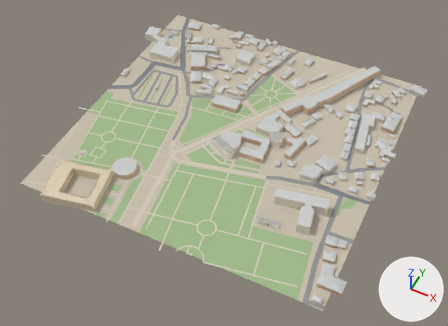
The glTF model godot/shahar/bolak_0_-1.glb as it was, and as the next commit left it.
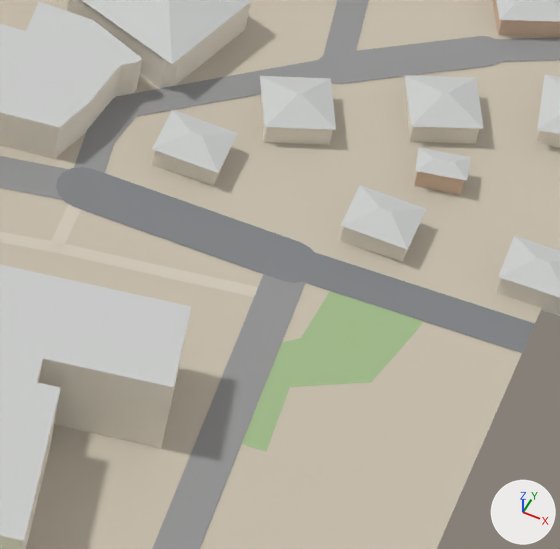
The first picture shows the older version from a camera (50 mm lens) standing at (450.0, -732.0, 595.0) and looking at (203.0, -239.0, -22.0). The close-ups show the older and then the newer version on the part from 69% to 83% of the width and 50% to 70% of the height of that picture. Only the edits that show in the close-ups are written down. Lighting does not change. The marker at lower right points along +X, +Y and +Z. Objects named as collision shapes, trigger or cutter boxes, shadow casters or lower levels of detail are left out.

In view in the first close-up: 'Devor_Gisht-col', 'Devor_Suvoq-col', 'Tom_Shifer', 'Yer_Maysa', 'Yer_Tuproq-col', 'Yol_Asfalt-col', 'Yol_Mahalla-col', 'Yol_Piyoda'.
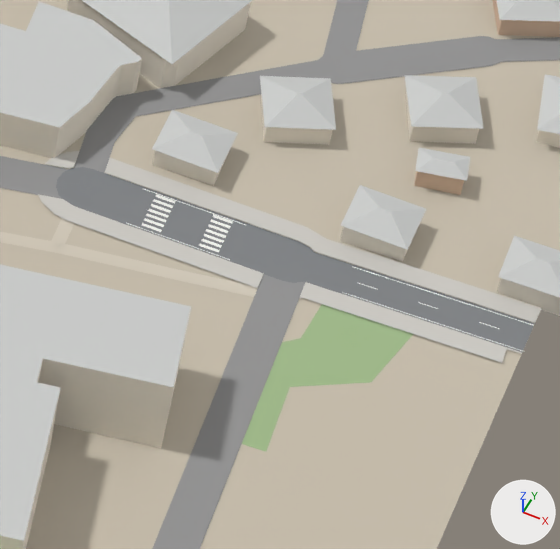
Patch to the scene script:
```diff
--- a/godot/shahar/bolak_0_-1.glb.py
+++ b/godot/shahar/bolak_0_-1.glb.py
@@ mat_yol_chiziq @@
+mat_yol_chiziq = principled_material('Yol_Chiziq')
+mat_yol_chiziq.base_color = (0.92, 0.92, 0.88)  # white #f6f6f1
+mat_yol_chiziq.roughness = 0.7
@@ mat_trotuar @@
+mat_trotuar = principled_material('Trotuar')
+mat_trotuar.base_color = (0.62, 0.6, 0.56)  # light grey #cecbc5
+mat_trotuar.roughness = 0.9
@@ me_yol_chiziq @@
+me_yol_chiziq.from_pydata(...)  # 508 vertices, 312 faces; spans x -7.0..400.0, y -245.0..-1.0, z 0.0..4.0
+me_yol_chiziq.materials.append(mat_yol_chiziq)  # white #f6f6f1
@@ me_trotuar @@
+me_trotuar.from_pydata(...)  # 252 vertices, 233 faces; spans x 0.0..400.0, y -248.0..0.0, z 0.0..4.0
+me_trotuar.materials.append(mat_trotuar)  # light grey #cecbc5
@@ ob_yol_chiziq @@
+ob_yol_chiziq = bpy.data.objects.new('Yol_Chiziq', me_yol_chiziq)
+ob_yol_chiziq.location = (0.0, 0.0, 0.0)
@@ ob_trotuar @@
+ob_trotuar = bpy.data.objects.new('Trotuar', me_trotuar)
+ob_trotuar.location = (0.0, 0.0, 0.0)
```

What differs and where, as boxes (x1, y1, x2, y2) in the close-ups (560 x 549 px):
'Trotuar', added
    after: (38, 151, 541, 363)
'Yol_Chiziq', added
    after: (127, 189, 534, 352)
